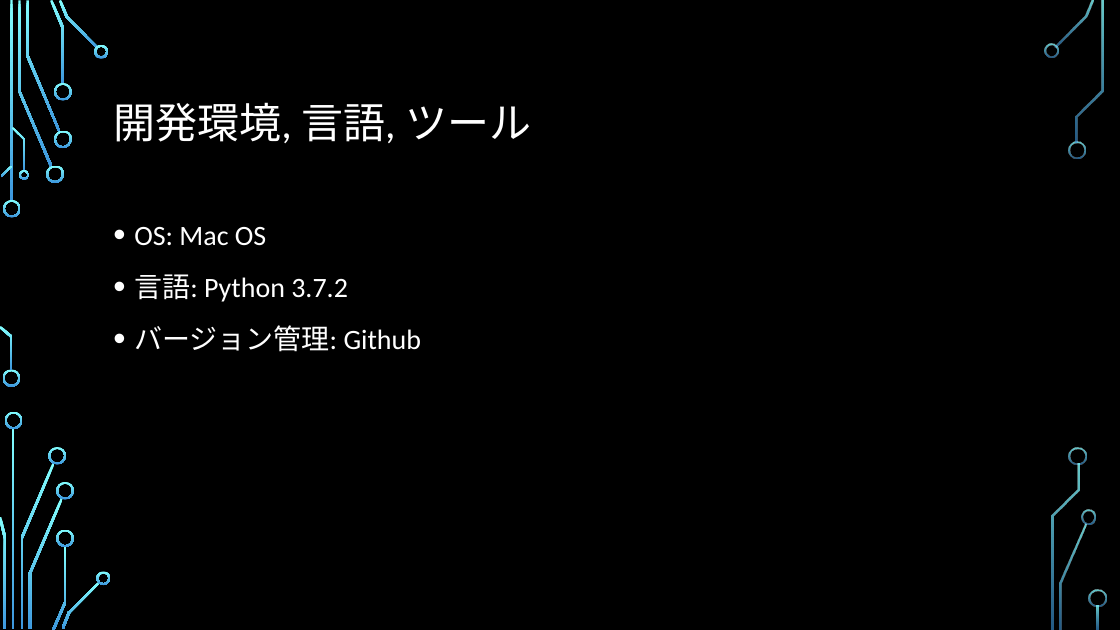
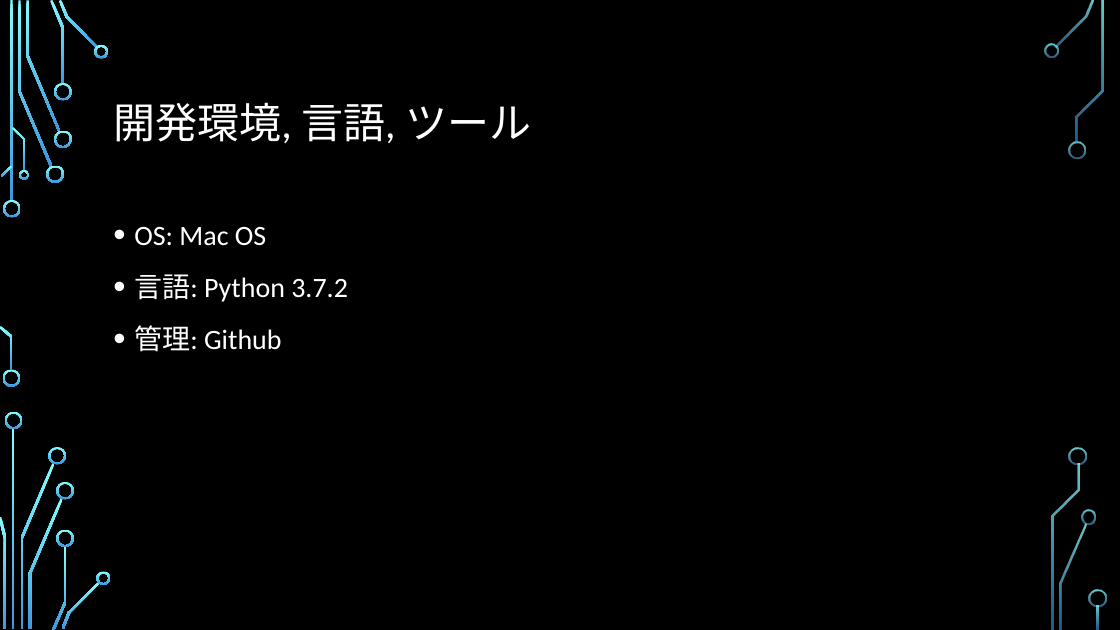
Before and after one commit to ie03-aizu-2019/ie03project-skys, a slide deck: slide 3 of Reports/Midterm.pptx. Drawn at 1120x630 pixels with LibreOffice and Linux fonts; fonts in the diff are those of the drawing; background and template pictures are left out. Boxes give left, top, right and bottom in pixels: in the first picture for what was removed or moved away, otherwise in the second. Text is boxed around its words. In the diff, an @@ line names an element or a change of style, - is before the commit and + after.

```diff
--- a/Reports/Midterm.pptx
+++ b/Reports/Midterm.pptx
@@ text at (x1=134, y1=325, x2=282, y2=352): text changed @@
-• バージョン管理: Github
+• 管理: Github
```
Also in this commit, not shown: 10 other slides changed, 1 slide removed, 2 other files.
